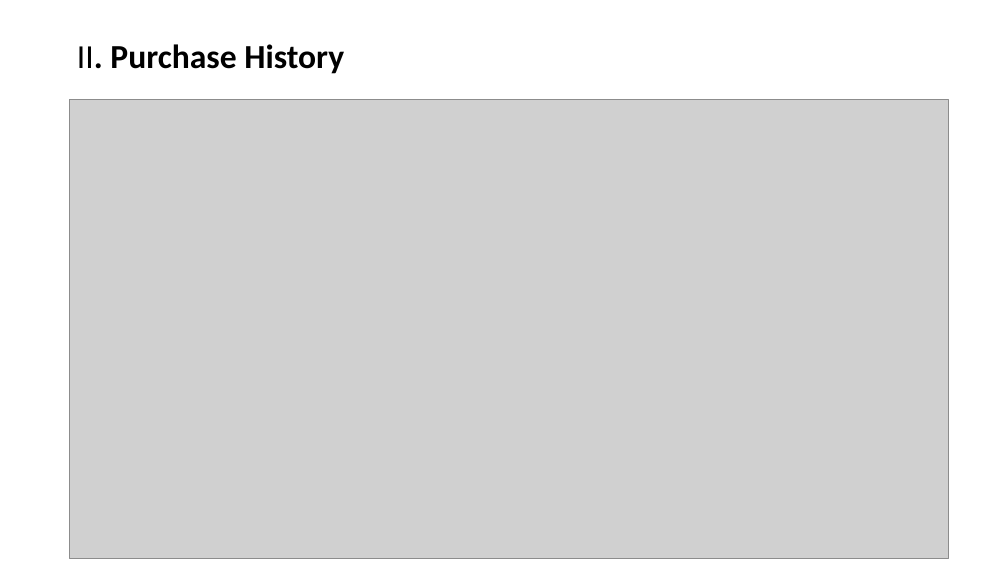
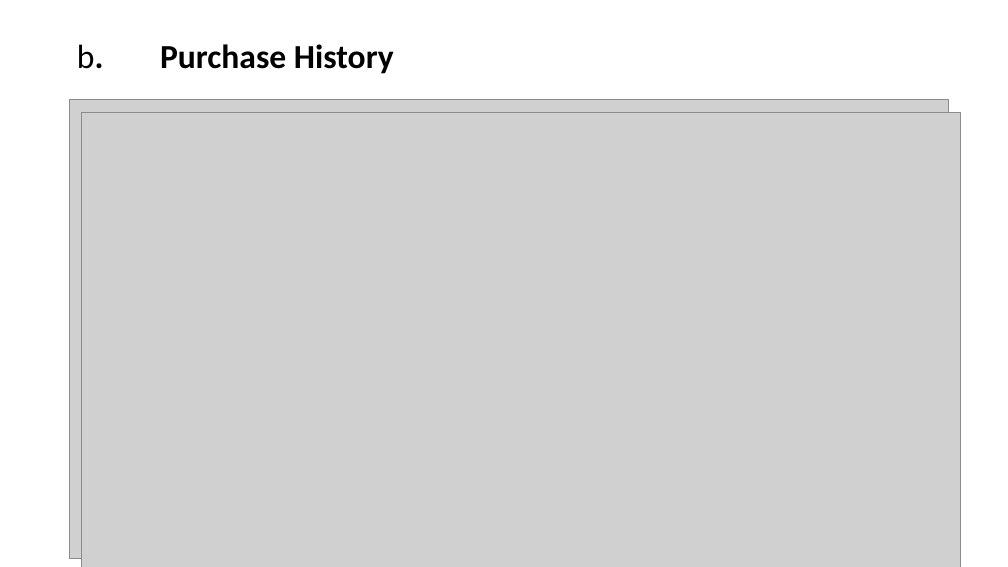
Before and after one commit to tieuduong241096/2017S2-WEB_LAB-, a slide deck: slide 11 of Presentation1.pptx (slide 14 before the commit). Drawn at 1008x567 pixels with LibreOffice and Linux fonts; fonts in the diff are those of the drawing; grey boxes stand for pictures. Boxes give left, top, right and bottom in pixels: in the first picture for what was removed or moved away, otherwise in the second. Text is boxed around its words. In the diff, an @@ line names an element or a change of style, - is before the commit and + after.

```diff
--- a/Presentation1.pptx
+++ b/Presentation1.pptx
@@ title at (77, 44, 394, 74): text changed @@
-II. Purchase History
+b. Purchase History
@@ picture added at (82, 113, 961, 567) @@
```
Also in this commit, not shown: 8 other slides changed, 4 slides added, 6 slides removed.
